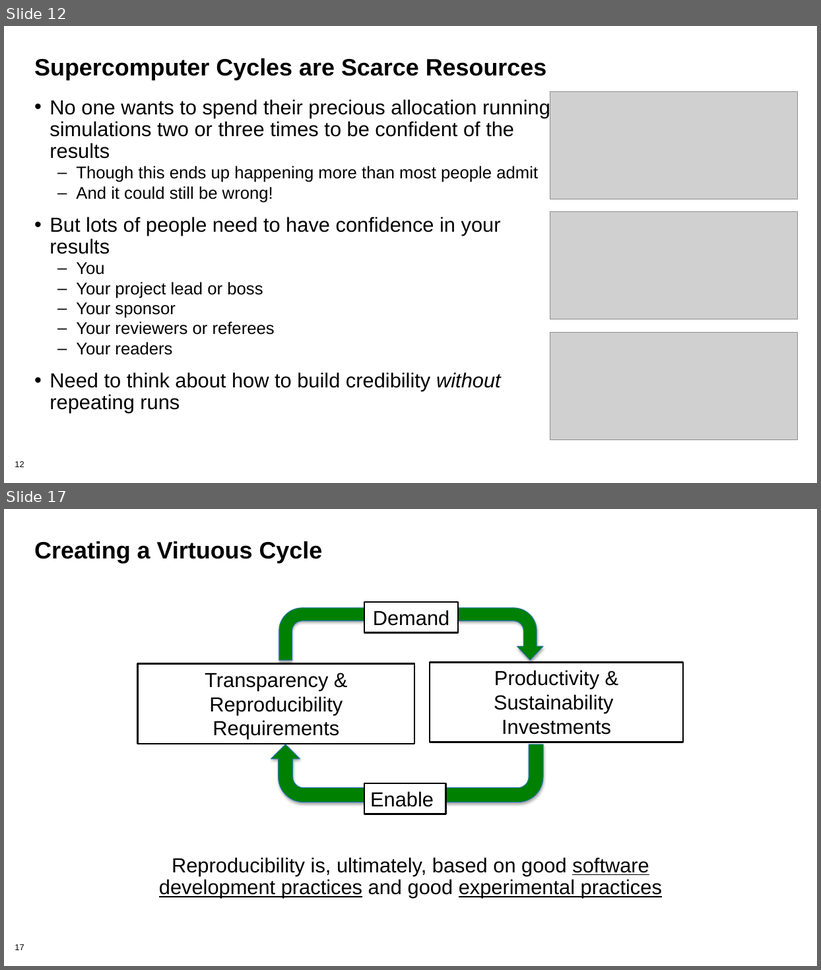
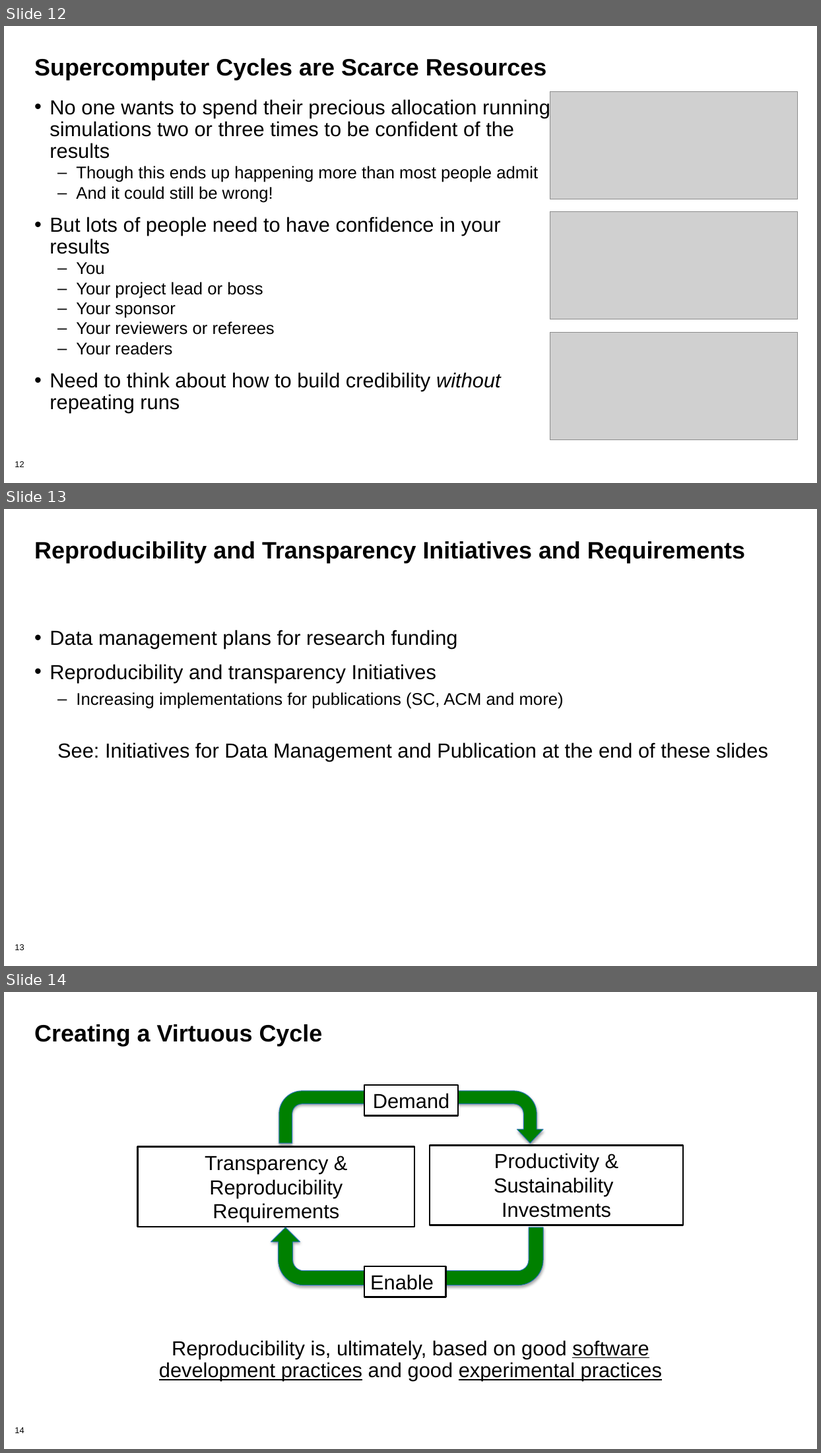
Before and after one commit to bssw-tutorial/presentations, a slide deck: SC20-reproducibility.pptx. Shown one above the other, each under a label of ours: slides 12 and 17 before the commit, slides 12, 13 and 14 after it; the slides between them are not shown. The pictures are 821x970 and 821x1453 pixels, drawn with LibreOffice and Linux fonts; fonts in the diff are those of the drawing; grey boxes stand for pictures; background and template pictures are left out. Boxes give left, top, right and bottom in pixels: in the first picture for what was removed or moved away, otherwise in the second. Text is boxed around its words. In the diff, an @@ line names an element or a change of style, - is before the commit and + after.

Commit message:
First pass at shortening reproducibility section for SC

```diff
--- a/SC20-reproducibility.pptx
+++ b/SC20-reproducibility.pptx
@@ slide 13 added at [4, 509, 817, 966], background #FFFFFF; not listed: 1 template element that a slide beside it also shows @@
@@ title added at [34, 541, 745, 563], 28 pt, text #000000, bold @@
+Reproducibility and Transparency Initiatives and Requirements
@@ text added at [50, 630, 768, 762], 24 pt, text #000000 @@
+• Data management plans for research funding
+• Reproducibility and transparency Initiatives
+  – Increasing implementations for publications (SC, ACM and more)
+  See: Initiatives for Data Management and Publication at the end of these slides
@@ what was slide 17 is now slide 14 @@
@@ page number at [15, 1428, 24, 1434]: text changed @@
-17
+14
```
Also in this commit, not shown: 4 slides changed, 1 other slide added.
